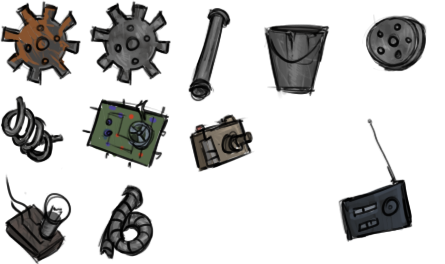
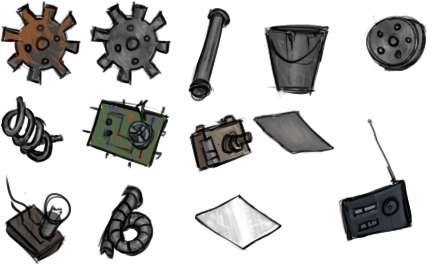
Comparing the layer stacks of the two 445px x 264px images. Changes:
removed layer "Слой 10" over <box>252,116,255,123</box>
painted on "Слой 2" over <box>252,110,335,155</box>
painted on "Слой 1" over <box>194,110,335,252</box>
